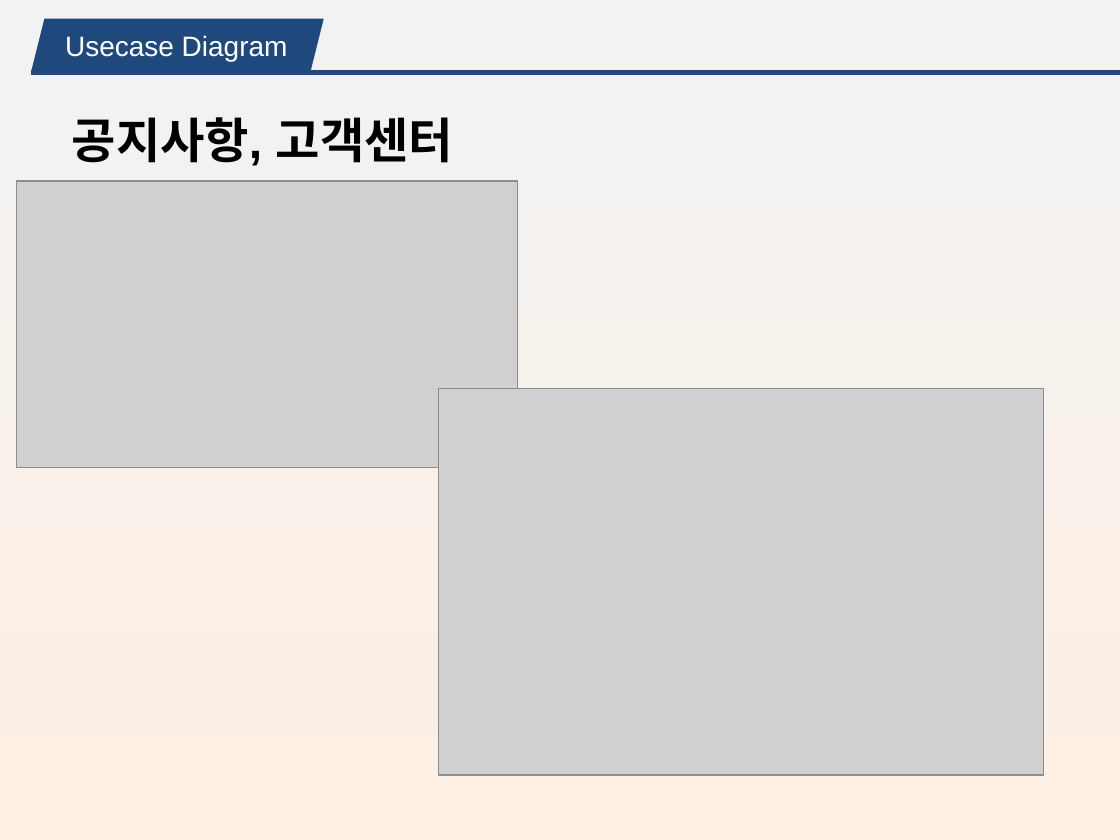
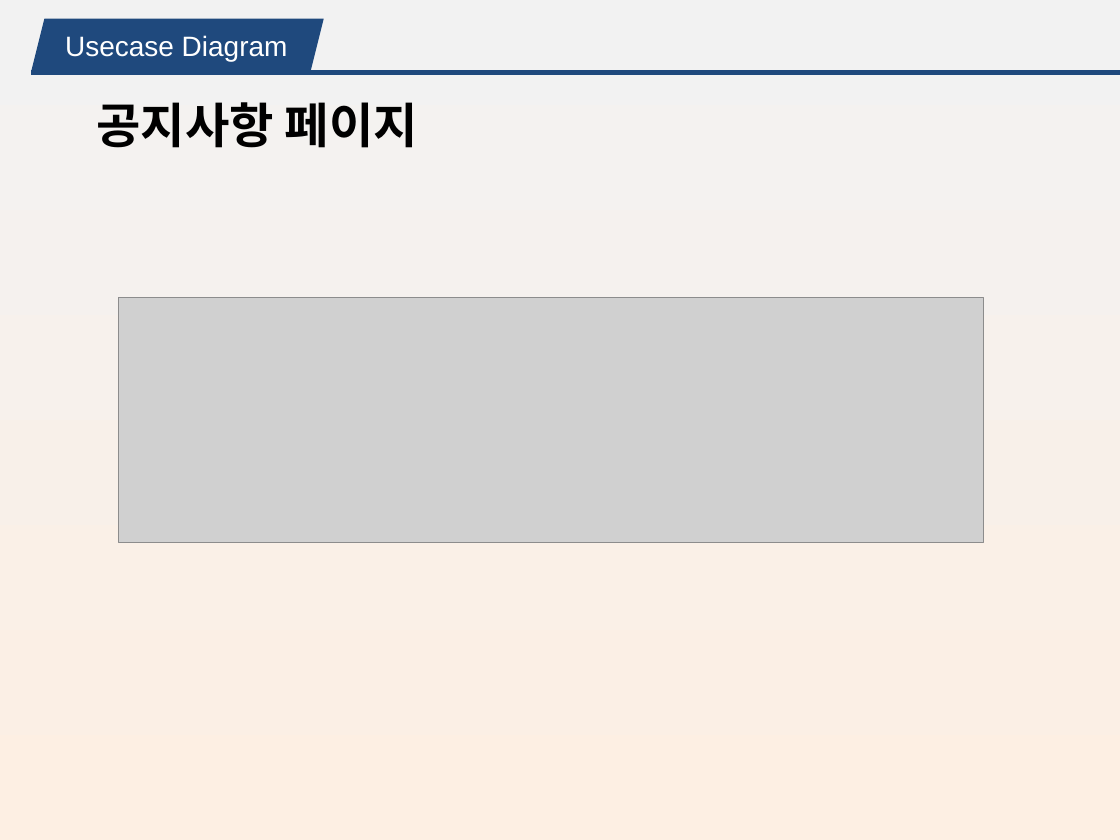
Before and after one commit to minhyeok2487/Project_KeyboardMarket, a slide deck: slide 33 of 키보드 쇼핑몰_MTS.pptx (slide 29 before the commit). Drawn at 1120x840 pixels with LibreOffice and Linux fonts; fonts in the diff are those of the drawing; grey boxes stand for pictures. Boxes give left, top, right and bottom in pixels: in the first picture for what was removed or moved away, otherwise in the second. Text is boxed around its words. In the diff, an @@ line names an element or a change of style, - is before the commit and + after.

```diff
--- a/키보드 쇼핑몰_MTS.pptx
+++ b/키보드 쇼핑몰_MTS.pptx
@@ text "공지사항 페이지" at [97,102,418,148]: vertical alignment middle to top @@
@@ text at [97,102,418,148]: text changed @@
-공지사항, 고객센터
+공지사항 페이지
@@ picture removed at [16,181,516,468] @@
@@ picture added at [119,298,983,543] @@
@@ picture removed at [439,389,1044,775] @@
```
Also in this commit, not shown: 10 other slides changed, 4 slides added, 2 slides removed, 12 other files.
